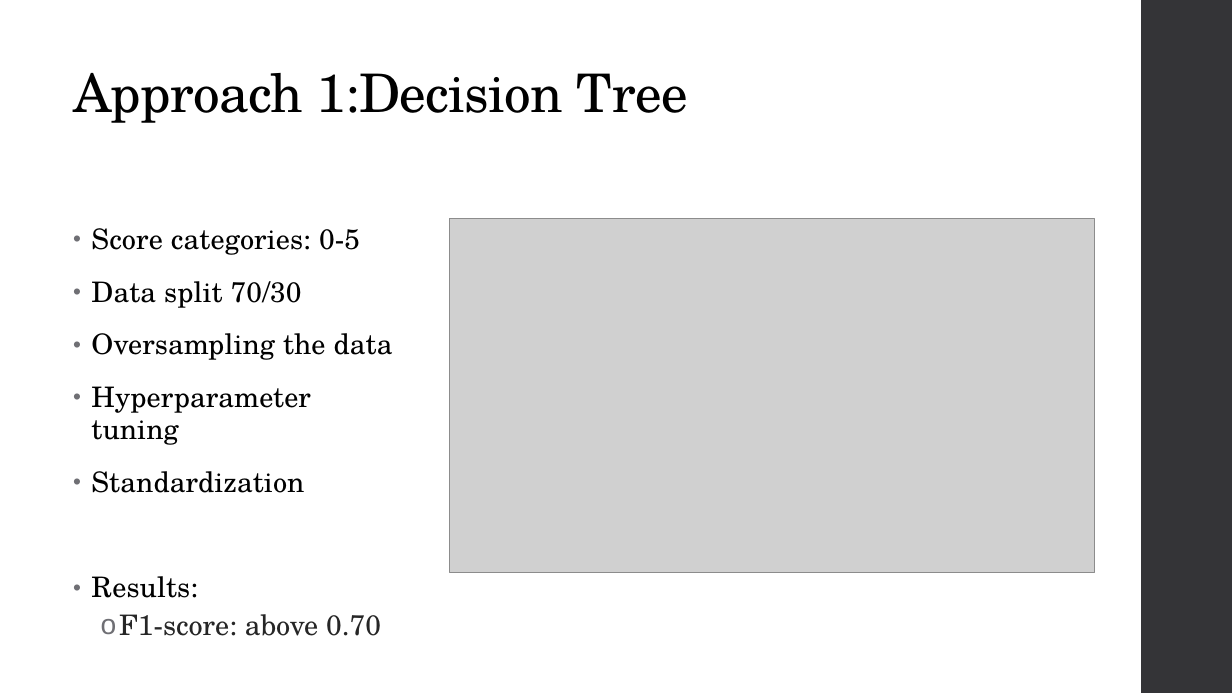
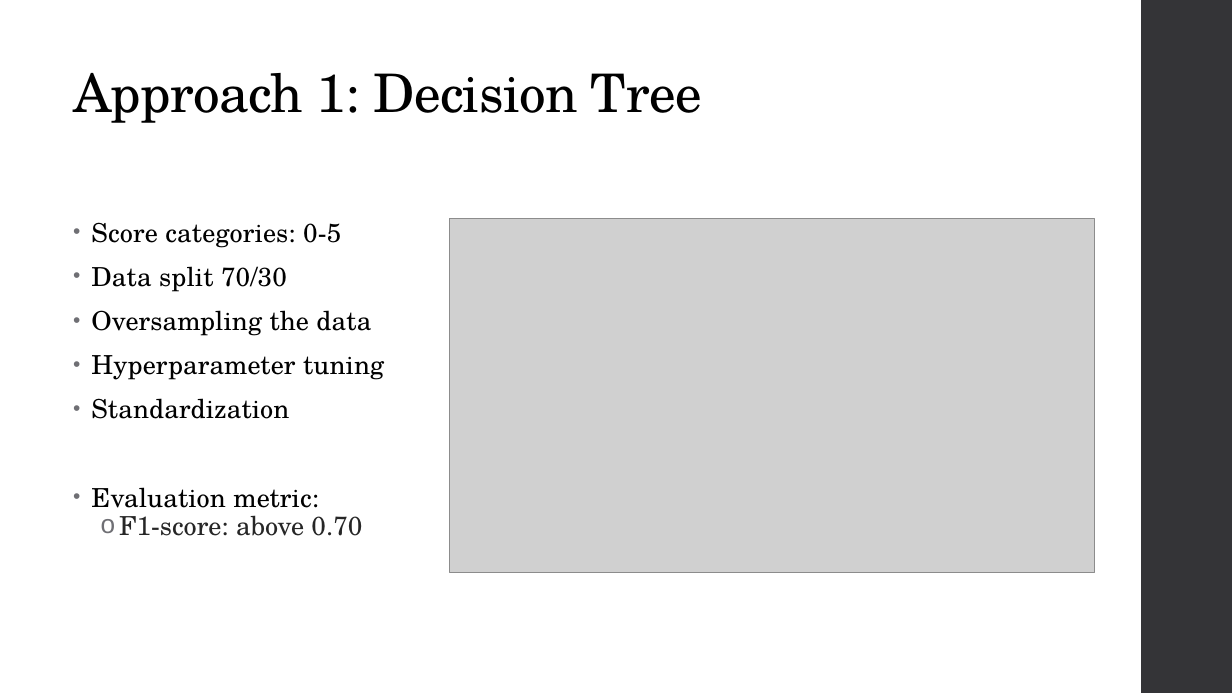
Before and after one commit to fskgiulia/JYUEF01, a slide deck: slide 5 of edm-project.pptx. Drawn at 1232x693 pixels with LibreOffice and Linux fonts; fonts in the diff are those of the drawing; grey boxes stand for pictures. Boxes give left, top, right and bottom in pixels: in the first picture for what was removed or moved away, otherwise in the second. Text is boxed around its words. In the diff, an @@ line names an element or a change of style, - is before the commit and + after.

```diff
--- a/edm-project.pptx
+++ b/edm-project.pptx
@@ title at (73, 73, 702, 123): spaces changed @@
-Approach 1:Decision Tree
+Approach 1: Decision Tree
@@ text at (91, 222, 384, 536): size 22 to 20.4 pt in "Score categories: 0-5", "Data split 70/30", "Oversampling the data", "Hyperparameter tuning" and 2 more places; line spacing 0.95 to 0.75; line spacing 0.9 to 0.7 @@
@@ text at (91, 487, 319, 508): text changed; size 22 to 20.4 pt @@
-• Results:
+• Evaluation metric:
```
Also in this commit, not shown: 5 other slides changed, 1 slide removed.
